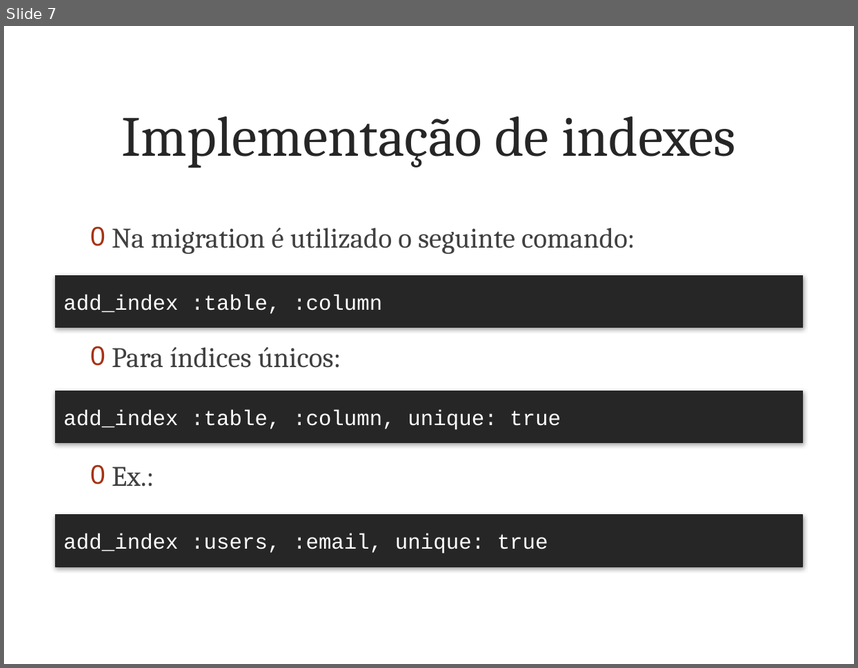
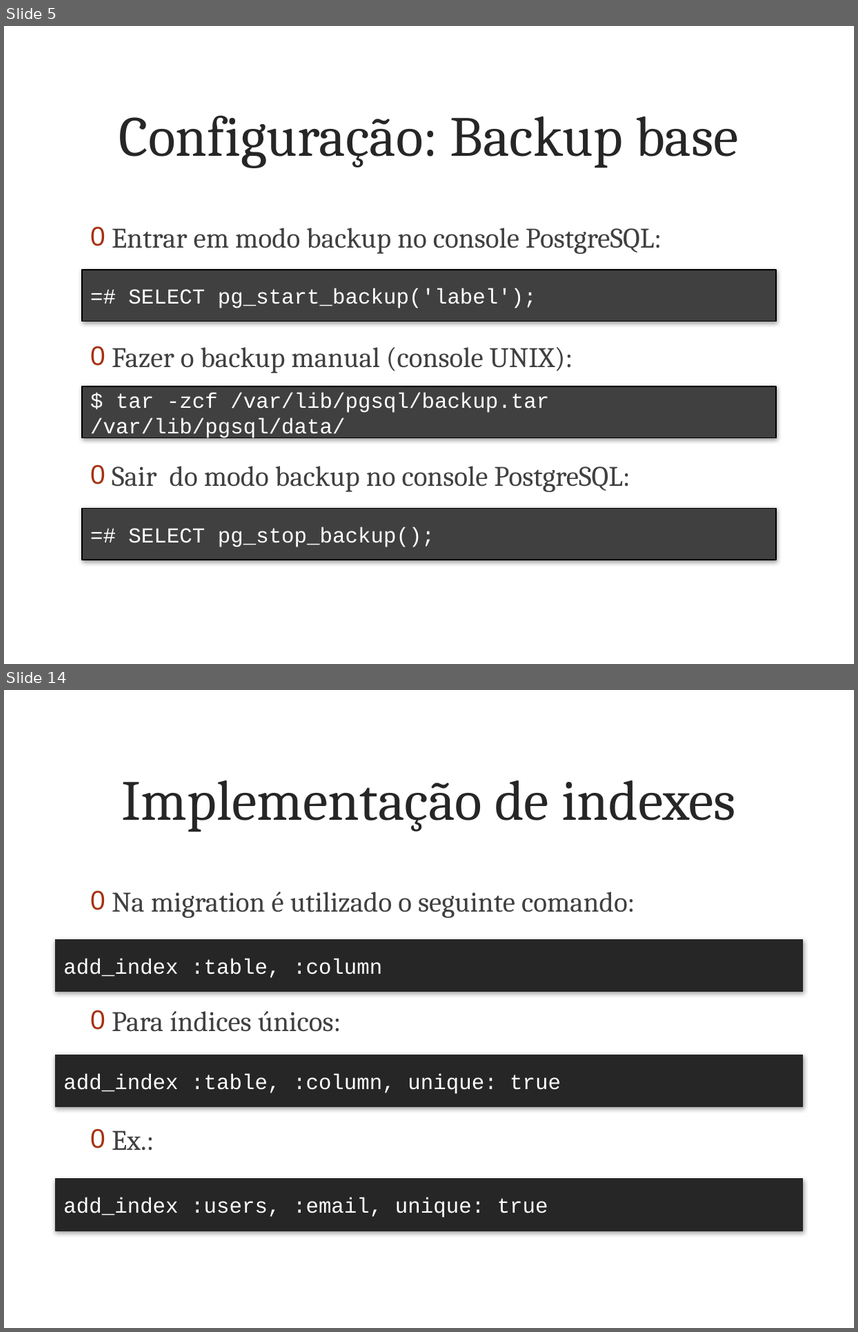
Before and after one commit to marcoafilho/my-last-project, a slide deck: doc/articles/part3/presentation.pptx. Shown one above the other, each under a label of ours: slide 7 before the commit, slides 5 and 14 after it; the slides between them are not shown. The pictures are 858x668 and 858x1332 pixels, drawn with LibreOffice and Linux fonts; fonts in the diff are those of the drawing; background and template pictures are left out. Boxes give left, top, right and bottom in pixels: in the first picture for what was removed or moved away, otherwise in the second. Text is boxed around its words. In the diff, an @@ line names an element or a change of style, - is before the commit and + after.

```diff
--- a/doc/articles/part3/presentation.pptx
+++ b/doc/articles/part3/presentation.pptx
@@ slide 5 added at bbox=[4, 26, 854, 664], background picture (left out) @@
@@ title added at bbox=[119, 115, 739, 168], 48 pt, text #262626 @@
+Configuração: Backup base
@@ text added at bbox=[112, 227, 662, 492], 24 pt, text #404040 @@
+0 Entrar em modo backup no console PostgreSQL:
+0 Fazer o backup manual (console UNIX):
+0 Sair do modo backup no console PostgreSQL:
@@ rectangle added at bbox=[82, 270, 777, 322], fill #404040, outline #000000 0.75 pt, 18 pt, text #FFFFFF @@
+=# SELECT pg_start_backup('label');
@@ rectangle added at bbox=[82, 386, 777, 439], fill #404040, outline #000000 0.75 pt, 18 pt, text #FFFFFF @@
+$ tar -zcf /var/lib/pgsql/backup.tar /var/lib/pgsql/data/
@@ rectangle added at bbox=[82, 508, 777, 560], fill #404040, outline #000000 0.75 pt, 18 pt, text #FFFFFF @@
+=# SELECT pg_stop_backup();
@@ what was slide 7 is now slide 14 @@
```
Also in this commit, not shown: 1 slide changed, 11 other slides added, 5 slides removed, 39 other files.
